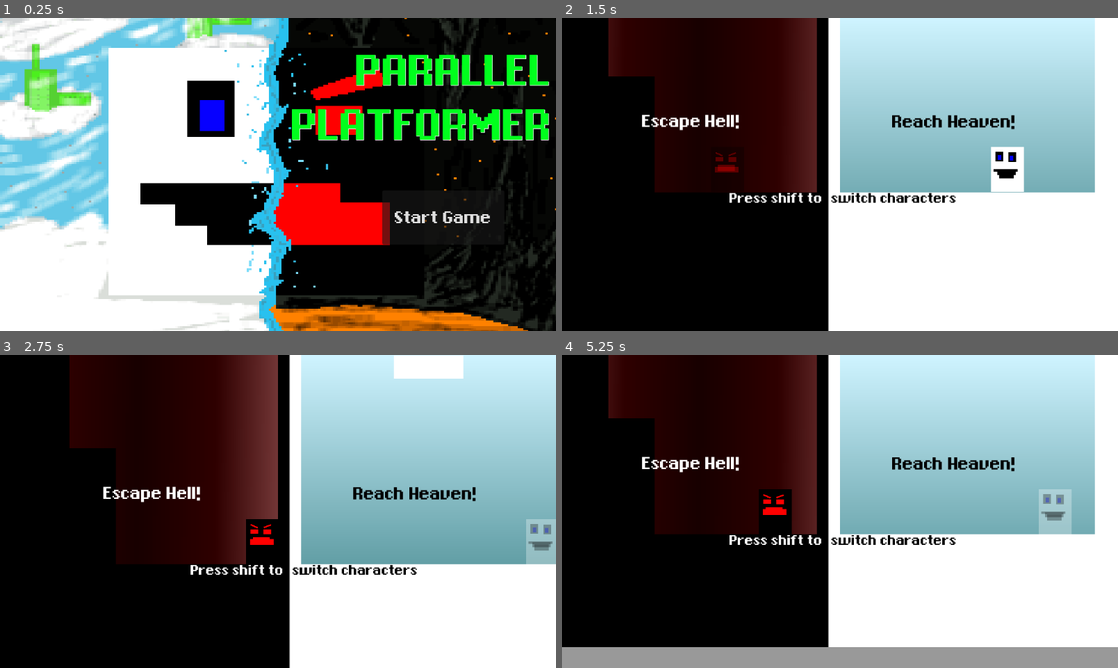
Above: before the commit, frames 1-4 (two rows, left to right).
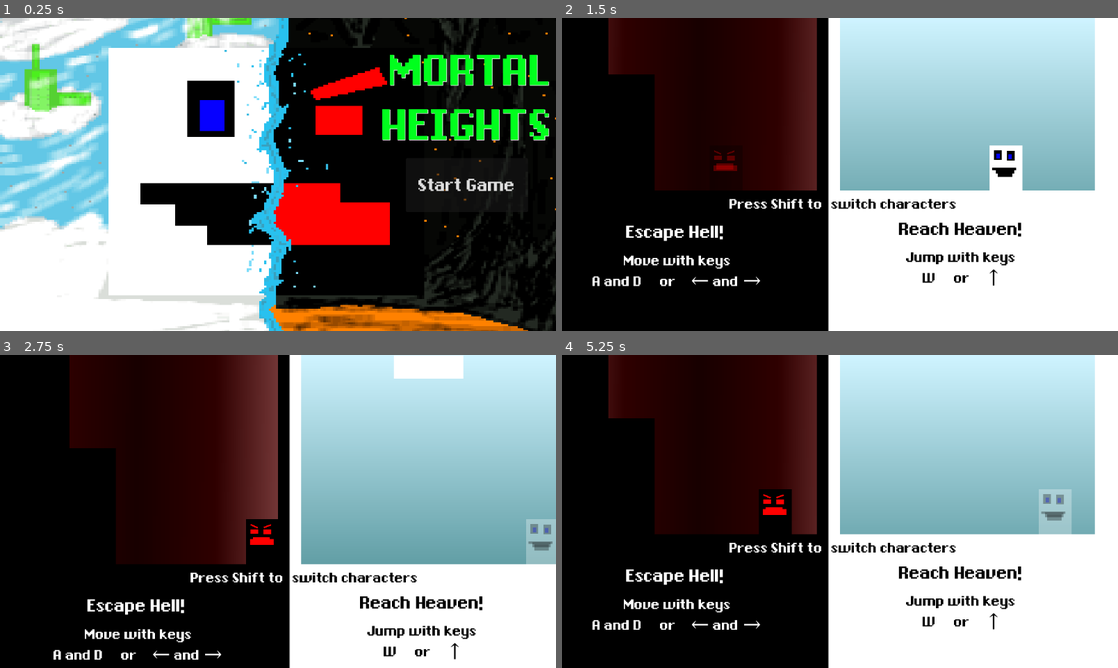
Above: after the commit, the same moments.

Repository: stefiscool/parrallel-platformer
Game: Godot game, scene res://scenes/title.tscn
Two runs of this game, one before a commit and one after it. Both use one fixed random seed, a clock stepped at 60 frames per second and the inputs below.
Inputs:
- Up to frame 1 (0.25 s): no input
- Up to frame 2 (1.5 s): click "Start Game" at 0.5 s; hold Right (right) from 1.28 s (still down); tap Shift (switch) at 1.35 s
- Up to frame 3 (2.75 s): keep holding Right (right); tap W (jump) at 1.52, 2.27 s; tap Shift (switch) at 2.1 s
- Up to frame 4 (5.25 s): release Right (right) at 2.78 s; hold A (left) 2.78-3.53 s; tap Shift (switch) every 0.75 s from 2.85 to 5.1 s; hold Right (right) 3.53-5.03 s; tap W (jump) at 3.77, 4.52 s; hold A (left) from 5.03 s (still down)

The runs differ from the first frame. In frame 1, 5.4% of the frame differs, in the area x 52-99%, y 11-73%; in frame 2, 5.0%; in frame 3, 4.1%; in frame 4, 11%, in the area x 0-100%, y 32-100%.

Commit message:
Basic adaptive music!

Diff:
--- /dev/null
+++ b/default_bus_layout.tres
@@ -0,0 +1,21 @@
+[gd_resource type="AudioBusLayout" format=3 uid="uid://c2r5jnbqi6sng"]
+
+[resource]
+bus/1/name = &"Music"
+bus/1/solo = false
+bus/1/mute = false
+bus/1/bypass_fx = false
+bus/1/volume_db = 0.0
+bus/1/send = &"Master"
+bus/2/name = &"HellMusic"
+bus/2/solo = false
+bus/2/mute = false
+bus/2/bypass_fx = false
+bus/2/volume_db = 0.0
+bus/2/send = &"Music"
+bus/3/name = &"HeavenMusic"
+bus/3/solo = false
+bus/3/mute = false
+bus/3/bypass_fx = false
+bus/3/volume_db = 0.0
+bus/3/send = &"Master"
--- a/scenes/Camera2D.gd
+++ /dev/null
@@ -1,19 +0,0 @@
-extends Camera2D
-
-
-
-
-func _process(_delta):
-	if Input.is_action_just_pressed("switch") and Global.goingup == true:
-		Global.goingup = false
-		$".".reparent($"../../Secondplayer")
-		global_position.x = $"../../Secondplayer".global_position.x
-		global_position.y = $"../../Secondplayer".global_position.y
-
-
-
-	elif Input.is_action_just_pressed("switch") and Global.goingup == false:
-		Global.goingup = true
-		$".".reparent($"../../Player")
-		global_position.x = $"../../Player".global_position.x
-		global_position.y = $"../../Player".global_position.y
--- a/scenes/player.tscn
+++ b/scenes/player.tscn
@@ -20,6 +20,7 @@
 offset_bottom = 24.0
 
 [node name="ColorRect2" type="ColorRect" parent="ColorRect"]
+layout_mode = 0
 offset_left = 9.0
 offset_top = 10.0
 offset_right = 25.0
@@ -27,6 +28,7 @@
 color = Color(0, 0, 0, 1)
 
 [node name="ColorRect7" type="ColorRect" parent="ColorRect"]
+layout_mode = 0
 offset_left = 14.0
 offset_top = 17.0
 offset_right = 21.0
@@ -34,6 +36,7 @@
 color = Color(0, 0, 1, 1)
 
 [node name="ColorRect3" type="ColorRect" parent="ColorRect"]
+layout_mode = 0
 offset_left = 36.0
 offset_top = 11.0
 offset_right = 52.0
@@ -41,6 +44,7 @@
 color = Color(0, 0, 0, 1)
 
 [node name="ColorRect4" type="ColorRect" parent="ColorRect"]
+layout_mode = 0
 offset_left = 5.0
 offset_top = 46.0
 offset_right = 55.0
@@ -48,6 +52,7 @@
 color = Color(0, 0, 0, 1)
 
 [node name="ColorRect5" type="ColorRect" parent="ColorRect"]
+layout_mode = 0
 offset_left = 13.0
 offset_top = 48.0
 offset_right = 51.0
@@ -55,6 +60,7 @@
 color = Color(0, 0, 0, 1)
 
 [node name="ColorRect6" type="ColorRect" parent="ColorRect"]
+layout_mode = 0
 offset_left = 17.0
 offset_top = 52.0
 offset_right = 47.0
@@ -62,6 +68,7 @@
 color = Color(0, 0, 0, 1)
 
 [node name="ColorRect8" type="ColorRect" parent="ColorRect"]
+layout_mode = 0
 offset_left = 39.0
 offset_top = 18.0
 offset_right = 46.0
--- a/scenes/secondplayer.tscn
+++ b/scenes/secondplayer.tscn
@@ -21,6 +21,7 @@
 color = Color(0, 0, 0, 1)
 
 [node name="ColorRect2" type="ColorRect" parent="ColorRect"]
+layout_mode = 0
 offset_left = 9.0
 offset_top = 21.0
 offset_right = 25.0
@@ -28,6 +29,7 @@
 color = Color(1, 0, 0, 1)
 
 [node name="ColorRect6" type="ColorRect" parent="ColorRect"]
+layout_mode = 0
 offset_left = 10.0
 offset_top = 10.0
 offset_right = 26.0
@@ -36,6 +38,7 @@
 color = Color(1, 0, 0, 1)
 
 [node name="ColorRect7" type="ColorRect" parent="ColorRect"]
+layout_mode = 0
 offset_left = 36.0
 offset_top = 16.0
 offset_right = 52.0
@@ -44,6 +47,7 @@
 color = Color(1, 0, 0, 1)
 
 [node name="ColorRect3" type="ColorRect" parent="ColorRect"]
+layout_mode = 0
 offset_left = 36.0
 offset_top = 21.0
 offset_right = 52.0
@@ -51,6 +55,7 @@
 color = Color(1, 0, 0, 1)
 
 [node name="ColorRect4" type="ColorRect" parent="ColorRect"]
+layout_mode = 0
 offset_left = 8.0
 offset_top = 41.0
 offset_right = 57.0
@@ -58,6 +63,7 @@
 color = Color(1, 0, 0, 1)
 
 [node name="ColorRect5" type="ColorRect" parent="ColorRect"]
+layout_mode = 0
 offset_left = 14.0
 offset_top = 37.0
 offset_right = 49.0
--- a/scenes/title.tscn
+++ b/scenes/title.tscn
@@ -23,15 +23,15 @@
 theme_override_colors/font_outline_color = Color(0, 0, 0, 1)
 theme_override_fonts/font = ExtResource("2_dixqw")
 theme_override_font_sizes/font_size = 125
-text = "PARALLEL
-PLATFORMER"
+text = "MORTAL
+HEIGHTS"
 horizontal_alignment = 2
 
 [node name="Button" type="Button" parent="."]
-offset_left = 792.0
-offset_top = 357.0
-offset_right = 1045.0
-offset_bottom = 469.0
+offset_left = 841.0
+offset_top = 290.0
+offset_right = 1094.0
+offset_bottom = 402.0
 theme = ExtResource("3_ow0v1")
 text = "Start Game"
 script = ExtResource("4_cucof")
--- a/scenes/world.tscn
+++ b/scenes/world.tscn
@@ -6,10 +6,21 @@
 [ext_resource type="Script" path="res://scripts/Camera2D.gd" id="3_7iw7k"]
 [ext_resource type="PackedScene" uid="uid://b7krp413bgjm8" path="res://scenes/secondplayer.tscn" id="4_shj87"]
 [ext_resource type="PackedScene" uid="uid://dy6611tb38e5g" path="res://scenes/movingplatform.tscn" id="5_nxnnq"]
-[ext_resource type="PackedScene" uid="uid://cqxtq0ek8p0pe" path="res://scenes/heaven_background.tscn" id="7_6cbi7"]
-[ext_resource type="PackedScene" uid="uid://bbrgwnkrxpms7" path="res://scenes/hell_background.tscn" id="8_yb70b"]
+[ext_resource type="PackedScene" path="res://scenes/heaven_background.tscn" id="7_6cbi7"]
+[ext_resource type="PackedScene" path="res://scenes/hell_background.tscn" id="8_yb70b"]
 [ext_resource type="Theme" uid="uid://barwqdk4c6gp3" path="res://assets/theme.tres" id="9_p5sok"]
 [ext_resource type="Script" path="res://scenes/Victory.gd" id="10_apw7l"]
+[ext_resource type="AudioStream" uid="uid://b1y5ofm858ls7" path="res://assets/Heaven_music.mp3" id="11_71usy"]
+[ext_resource type="AudioStream" uid="uid://b4ojjg0q5v2pp" path="res://assets/Hell_music.mp3" id="12_odgp1"]
+
+[sub_resource type="Gradient" id="Gradient_g7ebt"]
+colors = PackedColorArray(0.6, 0.6, 0.6, 1, 0.6, 0.6, 0.6, 1)
+
+[sub_resource type="GradientTexture2D" id="GradientTexture2D_qvxfu"]
+gradient = SubResource("Gradient_g7ebt")
+
+[sub_resource type="RectangleShape2D" id="RectangleShape2D_j7p6f"]
+size = Vector2(1363, 64)
 
 [sub_resource type="TileSetAtlasSource" id="TileSetAtlasSource_o77i0"]
 texture = ExtResource("1_1butg")
@@ -703,17 +714,57 @@
 "move": SubResource("Animation_pxbjl")
 }
 
-[sub_resource type="Gradient" id="Gradient_g7ebt"]
-colors = PackedColorArray(0.6, 0.6, 0.6, 1, 0.6, 0.6, 0.6, 1)
-
-[sub_resource type="GradientTexture2D" id="GradientTexture2D_qvxfu"]
-gradient = SubResource("Gradient_g7ebt")
-
-[sub_resource type="RectangleShape2D" id="RectangleShape2D_j7p6f"]
-size = Vector2(1241, 64)
-
 [sub_resource type="RectangleShape2D" id="RectangleShape2D_i1w71"]
 size = Vector2(1234, 216)
+
+[sub_resource type="Animation" id="Animation_olu20"]
+resource_name = "MusicSyncAndLoop"
+length = 14.76
+loop_mode = 1
+step = 0.02
+tracks/0/type = "audio"
+tracks/0/imported = false
+tracks/0/enabled = true
+tracks/0/path = NodePath("HeavenMusicPlayer")
+tracks/0/interp = 1
+tracks/0/loop_wrap = true
+tracks/0/keys = {
+"clips": [{
+"end_offset": 0.0,
+"start_offset": 0.0,
+"stream": ExtResource("11_71usy")
+}, {
+"end_offset": 0.0,
+"start_offset": 0.0,
+"stream": ExtResource("11_71usy")
+}],
+"times": PackedFloat32Array(0, 7.38)
+}
+tracks/0/use_blend = true
+tracks/1/type = "audio"
+tracks/1/imported = false
+tracks/1/enabled = true
+tracks/1/path = NodePath("HellMusicPlayer")
+tracks/1/interp = 1
+tracks/1/loop_wrap = true
+tracks/1/keys = {
+"clips": [{
+"end_offset": 0.0,
+"start_offset": 0.0,
+"stream": ExtResource("12_odgp1")
+}, {
+"end_offset": 0.0,
+"start_offset": 0.0,
+"stream": ExtResource("12_odgp1")
+}],
+"times": PackedFloat32Array(0, 7.38)
+}
+tracks/1/use_blend = true
+
+[sub_resource type="AnimationLibrary" id="AnimationLibrary_6bqb0"]
+_data = {
+"MusicSyncAndLoop": SubResource("Animation_olu20")
+}
 
 [node name="World" type="Node2D"]
 
@@ -735,6 +786,18 @@
 offset_right = 584.0
 offset_bottom = 402.0
 
+[node name="SafetyNet" type="StaticBody2D" parent="."]
+position = Vector2(0, 1779)
+
+[node name="Sprite2D" type="Sprite2D" parent="SafetyNet"]
+position = Vector2(604.5, -24)
+scale = Vector2(21.2969, 1)
+texture = SubResource("GradientTexture2D_qvxfu")
+
+[node name="CollisionShape2D" type="CollisionShape2D" parent="SafetyNet"]
+position = Vector2(600.5, -25)
+shape = SubResource("RectangleShape2D_j7p6f")
+
 [node name="Cannons" type="Node2D" parent="."]
 
 [node name="Cannon" parent="Cannons" instance=ExtResource("1_5yi6p")]
@@ -775,7 +838,7 @@
 is_left_not_right = false
 
 [node name="Secondplayer" parent="." instance=ExtResource("4_shj87")]
-position = Vector2(350, 142)
+position = Vector2(347, 183)
 
 [node name="Camera2D" type="Camera2D" parent="."]
 position = Vector2(450, 75)
@@ -788,9 +851,9 @@
 layout_mode = 3
 anchors_preset = 0
 offset_left = 334.0
-offset_top = 378.0
+offset_top = 394.0
 offset_right = 374.0
-offset_bottom = 418.0
+offset_bottom = 434.0
 
 [node name="Label" type="Label" parent="ShiftControls"]
 layout_mode = 0
@@ -799,7 +862,7 @@
 offset_bottom = 55.0
 theme = ExtResource("9_p5sok")
 theme_override_font_sizes/font_size = 40
-text = "Press shift to"
+text = "Press Shift to"
 
 [node name="Label2" type="Label" parent="ShiftControls"]
 layout_mode = 0
@@ -812,37 +875,49 @@
 text = "switch characters"
 
 [node name="EscapeHellLabel" type="Label" parent="."]
-offset_left = 49.0
-offset_top = 214.0
-offset_right = 582.0
-offset_bottom = 283.0
+offset_left = -1.0
+offset_top = 447.0
+offset_right = 566.0
+offset_bottom = 517.0
 theme = ExtResource("9_p5sok")
 theme_override_font_sizes/font_size = 50
 text = "Escape Hell!"
 horizontal_alignment = 1
 
+[node name="MoveControls" type="Label" parent="."]
+offset_left = 4.0
+offset_top = 511.0
+offset_right = 571.0
+offset_bottom = 605.0
+theme = ExtResource("9_p5sok")
+theme_override_font_sizes/font_size = 40
+text = "Move with keys
+A and D     or    ← and →
+"
+horizontal_alignment = 1
+
 [node name="ReachHeavenLabel" type="Label" parent="."]
-offset_left = 592.0
-offset_top = 215.0
-offset_right = 1129.0
-offset_bottom = 284.0
+offset_left = 598.0
+offset_top = 441.0
+offset_right = 1151.0
+offset_bottom = 511.0
 theme = ExtResource("9_p5sok")
 theme_override_colors/font_color = Color(0, 0, 0, 1)
 theme_override_font_sizes/font_size = 50
 text = "Reach Heaven!"
 horizontal_alignment = 1
 
-[node name="SafetyNet" type="StaticBody2D" parent="."]
-position = Vector2(0, 1779)
-
-[node name="Sprite2D" type="Sprite2D" parent="SafetyNet"]
-position = Vector2(630, -24)
-scale = Vector2(19.3906, 1)
-texture = SubResource("GradientTexture2D_qvxfu")
-
-[node name="CollisionShape2D" type="CollisionShape2D" parent="SafetyNet"]
-position = Vector2(632, -25)
-shape = SubResource("RectangleShape2D_j7p6f")
+[node name="ReachHeavenLabel2" type="Label" parent="."]
+offset_left = 599.0
+offset_top = 504.0
+offset_right = 1152.0
+offset_bottom = 598.0
+theme = ExtResource("9_p5sok")
+theme_override_colors/font_color = Color(0, 0, 0, 1)
+theme_override_font_sizes/font_size = 40
+text = "Jump with keys
+W     or     ↑"
+horizontal_alignment = 1
 
 [node name="Victory" type="Area2D" parent="."]
 script = ExtResource("10_apw7l")
@@ -851,4 +926,16 @@
 position = Vector2(588, -6042)
 shape = SubResource("RectangleShape2D_i1w71")
 
+[node name="HeavenMusicPlayer" type="AudioStreamPlayer" parent="."]
+bus = &"HeavenMusic"
+
+[node name="HellMusicPlayer" type="AudioStreamPlayer" parent="."]
+bus = &"HellMusic"
+
+[node name="MusicSyncAndLoop" type="AnimationPlayer" parent="."]
+libraries = {
+"": SubResource("AnimationLibrary_6bqb0")
+}
+autoplay = "MusicSyncAndLoop"
+
 [connection signal="body_entered" from="Victory" to="Victory" method="_on_body_entered"]
--- a/scripts/Camera2D.gd
+++ b/scripts/Camera2D.gd
@@ -1,23 +1,27 @@
 extends Camera2D
 
+var MUSIC_MIN_VOLUME = -21.0
+var VOLUME_CHANGE_RATE = 42.0
+var heaven_target_volume = 0
+var hell_target_volume = MUSIC_MIN_VOLUME
+var heaven_music = AudioServer.get_bus_index("HeavenMusic")
+var hell_music = AudioServer.get_bus_index("HellMusic")
+
+func _ready():
+	set_music_mix(heaven_target_volume, hell_target_volume)
+
+func set_music_mix(heaven_db, hell_db):
+	AudioServer.set_bus_volume_db(heaven_music, heaven_db)
+	AudioServer.set_bus_volume_db(hell_music, hell_db)
 
 
-
-func _process(_delta):
+func _process(delta):
 	position.y = $"../Player".position.y
 	if Input.is_action_just_pressed("switch") and Global.controllingleft == true:
-		Global.controllingleft = false
-		global_position.x = $"../Player".global_position.x
-		global_position.y = $"../Player".global_position.y
-		$"../Player".modulate = Color(1, 1, 1, 1)
-		$"../Secondplayer".modulate = Color(1, 1, 1, Global.hidden_opacity)
+		try_swap_player($"../Player", $"../Secondplayer", false)
 
 	elif Input.is_action_just_pressed("switch") and Global.controllingleft == false:
-		Global.controllingleft = true
-		global_position.x = $"../Secondplayer".global_position.x
-		global_position.y = $"../Secondplayer".global_position.y
-		$"../Secondplayer".modulate = Color(1, 1, 1, 1)
-		$"../Player".modulate = Color(1, 1, 1, Global.hidden_opacity)
+		try_swap_player($"../Secondplayer", $"../Player", true)
 
 	var viewport_size = get_viewport().get_visible_rect().size
 	var right_half = get_screen_center_position()
@@ -26,3 +30,35 @@
 	left_half.x -= viewport_size.x/2
 	$"../HeavenBackground".position = right_half
 	$"../HellBackground".position = left_half
+
+	var volume_change = VOLUME_CHANGE_RATE * delta
+	var heaven_music_actual_volume = AudioServer.get_bus_volume_db(heaven_music)
+	var heaven_new_volume = heaven_music_actual_volume
+	var hell_music_actual_volume = AudioServer.get_bus_volume_db(hell_music)
+	var hell_new_volume = hell_music_actual_volume
+
+	if heaven_target_volume > heaven_music_actual_volume:
+		heaven_new_volume = min(heaven_target_volume, heaven_music_actual_volume + volume_change)
+	elif heaven_target_volume < heaven_music_actual_volume:
+		heaven_new_volume = max(heaven_target_volume, heaven_music_actual_volume - volume_change)
+
+	if hell_target_volume > hell_music_actual_volume:
+		hell_new_volume = min(hell_target_volume, hell_music_actual_volume + volume_change)
+	elif hell_target_volume < hell_music_actual_volume:
+		hell_new_volume = max(hell_target_volume, hell_music_actual_volume - volume_change)
+	set_music_mix(heaven_new_volume, hell_new_volume)
+
+func try_swap_player(to_become, currently_is, become_left_not_right):
+	# test if non-active player would be able to move 0px (aka overlaps with an obstacle)
+	if not to_become.test_move(to_become.transform, Vector2()):
+		Global.controllingleft = become_left_not_right
+		if become_left_not_right:
+			hell_target_volume = 0
+			heaven_target_volume = MUSIC_MIN_VOLUME
+		else:
+			heaven_target_volume = 0
+			hell_target_volume = MUSIC_MIN_VOLUME
+		global_position.x = to_become.global_position.x
+		global_position.y = to_become.global_position.y
+		to_become.modulate = Color(1, 1, 1, 1)
+		currently_is.modulate = Color(1, 1, 1, Global.hidden_opacity)
Not shown, added: assets/Heaven_music.mp3.import
Not shown, added: assets/Hell_music.mp3.import
Not shown, added: assets/jump_sfx.mp3.import
Not shown: 1 places in scenes/world.tscn that only renumber resources
Not shown, added: assets/Heaven_music.mp3
Not shown, added: assets/Hell_music.mp3
Not shown, added: assets/jump_sfx.mp3
